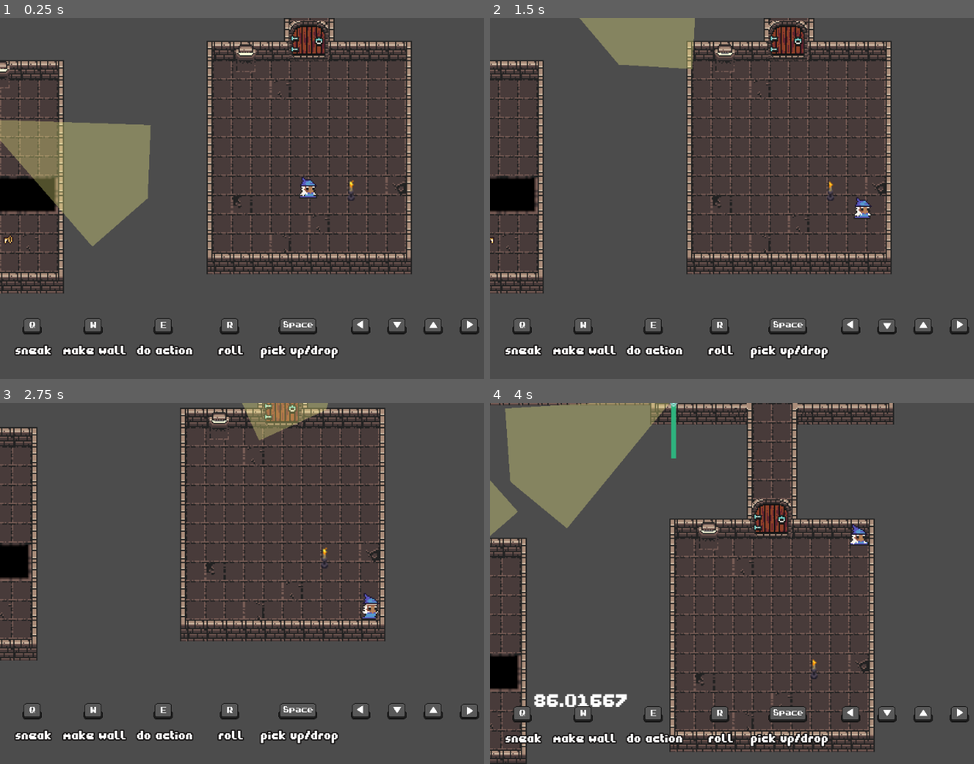
Above: before the commit, frames 1-4 (two rows, left to right).
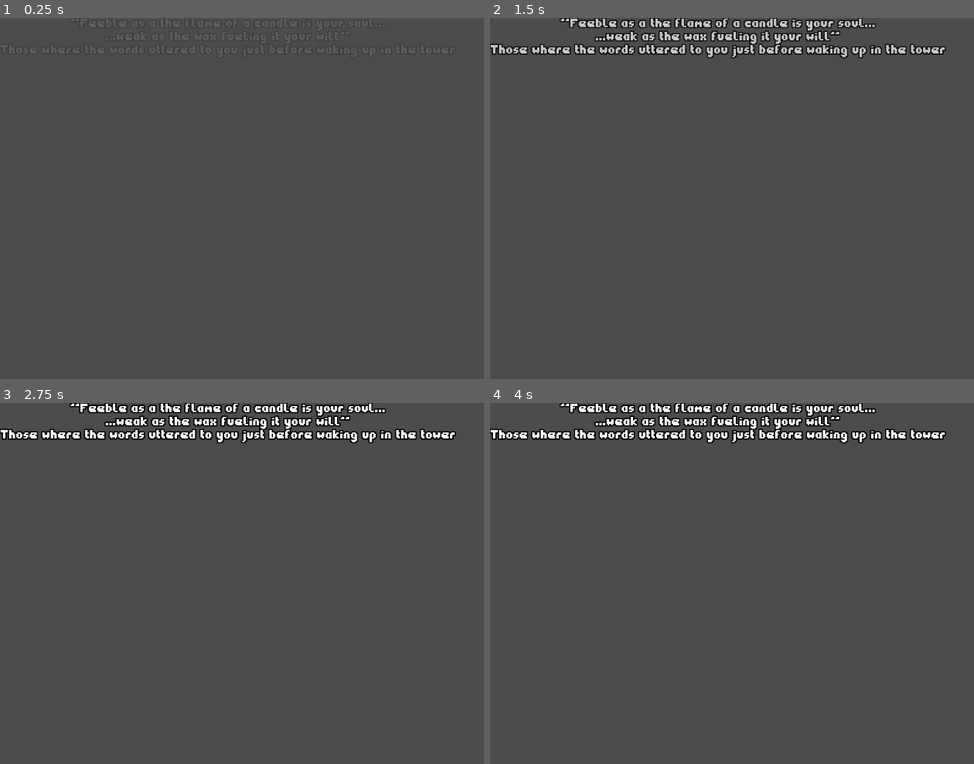
Above: after the commit, the same moments.

Repository: BadInheritance/ld46_souls_afire
Game: Godot game, scene res://scenes/Main.tscn
Two runs of this game, one before a commit and one after it. Both use one fixed random seed, a clock stepped at 60 frames per second and the inputs below.
Inputs:
- Up to frame 1 (0.25 s): no input
- Up to frame 2 (1.5 s): hold Right (player_right) 0.53-1.28 s; tap E (player_action) at 0.6 s; hold Down (player_down) from 1.28 s (still down); tap W (player_create_wall) at 1.35 s
- Up to frame 3 (2.75 s): release Down (player_down) at 2.03 s; hold Right (player_right) from 2.03 s (still down); tap Space (player_pickup_toggle) at 2.1 s
- Up to frame 4 (4 s): release Right (player_right) at 2.78 s; hold Up (player_up) 2.78-3.53 s; tap R (player_roll) at 2.85 s; hold 1 (debug_show_candle_time_left) from 3.53 s (still down); hold Shift (player_run) from 3.53 s (still down)

The runs differ from the first frame. In frame 1, 21% of the frame differs, in the area x 0-100%, y 0-95%; in frame 2, 18%; in frame 3, 16%; in frame 4, 25%, in the area x 0-100%, y 0-100%.

Commit message:
try center

Diff:
--- a/scenes/Intro.tscn
+++ b/scenes/Intro.tscn
@@ -284,17 +284,20 @@
 }
 
 [node name="Intro" type="MarginContainer"]
-margin_right = 1020.0
-margin_bottom = 579.0
+anchor_right = 1.0
+anchor_bottom = 1.0
+size_flags_horizontal = 3
+size_flags_vertical = 3
 script = ExtResource( 2 )
 __meta__ = {
 "_edit_use_anchors_": false
 }
 
 [node name="Slide1" type="VBoxContainer" parent="."]
-margin_right = 1020.0
-margin_bottom = 579.0
-size_flags_horizontal = 3
+margin_right = 1024.0
+margin_bottom = 600.0
+size_flags_horizontal = 3
+size_flags_vertical = 3
 __meta__ = {
 "_edit_use_anchors_": false
 }
@@ -303,13 +306,11 @@
 anims/FadeIn = SubResource( 1 )
 
 [node name="Label" type="Label" parent="Slide1/FadeIn"]
-margin_left = 100.0
-margin_top = 100.0
-margin_right = 900.0
-margin_bottom = 500.0
+size_flags_horizontal = 3
+size_flags_vertical = 3
 custom_fonts/font = ExtResource( 1 )
-custom_colors/font_color = Color( 1, 1, 1, 0 )
-custom_colors/font_outline_modulate = Color( 0, 0, 0, 0 )
+custom_colors/font_color = Color( 1, 1, 1, 1 )
+custom_colors/font_outline_modulate = Color( 0, 0, 0, 1 )
 text = "\"Feeble as a the flame of a candle is your soul...
 ...weak as the wax fueling it your will\"
 Those where the words uttered to you just before waking up in the tower"
@@ -323,8 +324,8 @@
 anims/FadeOut = SubResource( 2 )
 
 [node name="Slide2" type="VBoxContainer" parent="."]
-margin_right = 1020.0
-margin_bottom = 579.0
+margin_right = 1024.0
+margin_bottom = 600.0
 size_flags_horizontal = 3
 __meta__ = {
 "_edit_use_anchors_": false
@@ -334,10 +335,8 @@
 anims/FadeIn = SubResource( 3 )
 
 [node name="Label" type="Label" parent="Slide2/FadeIn"]
-margin_left = 100.0
-margin_top = 100.0
-margin_right = 900.0
-margin_bottom = 500.0
+size_flags_horizontal = 3
+size_flags_vertical = 3
 custom_fonts/font = ExtResource( 1 )
 custom_colors/font_color = Color( 1, 1, 1, 0 )
 custom_colors/font_outline_modulate = Color( 0, 0, 0, 0 )
@@ -353,8 +352,8 @@
 anims/FadeOut = SubResource( 4 )
 
 [node name="Slide3" type="VBoxContainer" parent="."]
-margin_right = 1020.0
-margin_bottom = 579.0
+margin_right = 1024.0
+margin_bottom = 600.0
 size_flags_horizontal = 3
 __meta__ = {
 "_edit_use_anchors_": false
@@ -384,8 +383,8 @@
 anims/FadeOut = SubResource( 6 )
 
 [node name="Slide4" type="VBoxContainer" parent="."]
-margin_right = 1020.0
-margin_bottom = 579.0
+margin_right = 1024.0
+margin_bottom = 600.0
 size_flags_horizontal = 3
 __meta__ = {
 "_edit_use_anchors_": false
@@ -414,8 +413,8 @@
 anims/FadeOut = SubResource( 8 )
 
 [node name="Slide5" type="VBoxContainer" parent="."]
-margin_right = 1020.0
-margin_bottom = 579.0
+margin_right = 1024.0
+margin_bottom = 600.0
 size_flags_horizontal = 3
 __meta__ = {
 "_edit_use_anchors_": false
--- a/scenes/Outro.tscn
+++ b/scenes/Outro.tscn
@@ -273,18 +273,19 @@
 "values": [ Color( 0, 0, 0, 1 ), Color( 0, 0, 0, 0 ) ]
 }
 
-[node name="Intro" type="MarginContainer"]
-margin_right = 1020.0
-margin_bottom = 579.0
+[node name="Intro" type="HBoxContainer"]
+anchor_right = 1.0
+anchor_bottom = 1.0
+size_flags_horizontal = 3
+size_flags_vertical = 3
 script = ExtResource( 2 )
 __meta__ = {
 "_edit_use_anchors_": false
 }
 
 [node name="Slide1" type="VBoxContainer" parent="."]
-margin_right = 1020.0
-margin_bottom = 579.0
-size_flags_horizontal = 3
+size_flags_horizontal = 3
+size_flags_vertical = 3
 __meta__ = {
 "_edit_use_anchors_": false
 }
@@ -293,13 +294,12 @@
 anims/FadeIn = SubResource( 1 )
 
 [node name="Label" type="Label" parent="Slide1/FadeIn"]
-margin_left = 100.0
-margin_top = 100.0
-margin_right = 900.0
-margin_bottom = 500.0
+margin_right = 659.0
+margin_bottom = 19.0
+size_flags_horizontal = 3
 custom_fonts/font = ExtResource( 1 )
-custom_colors/font_color = Color( 1, 1, 1, 0 )
-custom_colors/font_outline_modulate = Color( 0, 0, 0, 0 )
+custom_colors/font_color = Color( 1, 1, 1, 1 )
+custom_colors/font_outline_modulate = Color( 0, 0, 0, 1 )
 text = "The fresh air graces your face as you reach the ground floor..."
 align = 1
 valign = 1
@@ -311,8 +311,9 @@
 anims/FadeOut = SubResource( 2 )
 
 [node name="Slide2" type="VBoxContainer" parent="."]
-margin_right = 1020.0
-margin_bottom = 579.0
+margin_left = 205.0
+margin_right = 406.0
+margin_bottom = 600.0
 size_flags_horizontal = 3
 __meta__ = {
 "_edit_use_anchors_": false
@@ -326,6 +327,7 @@
 margin_top = 100.0
 margin_right = 900.0
 margin_bottom = 500.0
+size_flags_horizontal = 3
 custom_fonts/font = ExtResource( 1 )
 custom_colors/font_color = Color( 1, 1, 1, 0 )
 custom_colors/font_outline_modulate = Color( 0, 0, 0, 0 )
@@ -340,8 +342,9 @@
 anims/FadeOut = SubResource( 4 )
 
 [node name="Slide3" type="VBoxContainer" parent="."]
-margin_right = 1020.0
-margin_bottom = 579.0
+margin_left = 410.0
+margin_right = 611.0
+margin_bottom = 600.0
 size_flags_horizontal = 3
 __meta__ = {
 "_edit_use_anchors_": false
@@ -355,6 +358,7 @@
 margin_top = 100.0
 margin_right = 900.0
 margin_bottom = 500.0
+size_flags_horizontal = 3
 custom_fonts/font = ExtResource( 1 )
 custom_colors/font_color = Color( 1, 1, 1, 0 )
 custom_colors/font_outline_modulate = Color( 0, 0, 0, 0 )
@@ -369,8 +373,9 @@
 anims/FadeOut = SubResource( 6 )
 
 [node name="Slide4" type="VBoxContainer" parent="."]
-margin_right = 1020.0
-margin_bottom = 579.0
+margin_left = 615.0
+margin_right = 816.0
+margin_bottom = 600.0
 size_flags_horizontal = 3
 __meta__ = {
 "_edit_use_anchors_": false
@@ -384,6 +389,7 @@
 margin_top = 100.0
 margin_right = 900.0
 margin_bottom = 500.0
+size_flags_horizontal = 3
 custom_fonts/font = ExtResource( 1 )
 custom_colors/font_color = Color( 1, 1, 1, 0 )
 custom_colors/font_outline_modulate = Color( 0, 0, 0, 0 )
@@ -398,8 +404,9 @@
 anims/FadeOut = SubResource( 8 )
 
 [node name="Slide5" type="VBoxContainer" parent="."]
-margin_right = 1020.0
-margin_bottom = 579.0
+margin_left = 820.0
+margin_right = 1024.0
+margin_bottom = 600.0
 size_flags_horizontal = 3
 __meta__ = {
 "_edit_use_anchors_": false
@@ -409,10 +416,10 @@
 anims/FadeIn = SubResource( 9 )
 
 [node name="Label" type="Label" parent="Slide5/FadeIn"]
-margin_left = 100.0
-margin_top = 100.0
-margin_right = 900.0
-margin_bottom = 500.0
+margin_right = 1025.0
+margin_bottom = 603.0
+size_flags_horizontal = 3
+size_flags_vertical = 3
 custom_fonts/font = ExtResource( 1 )
 custom_colors/font_color = Color( 1, 1, 1, 0 )
 custom_colors/font_outline_modulate = Color( 0, 0, 0, 0 )
--- a/scenes/level0.tscn
+++ b/scenes/level0.tscn
@@ -125,5 +125,8 @@
 [node name="enemy" parent="Navigation2D" instance=ExtResource( 3 )]
 position = Vector2( -70.6627, -227.877 )
 
+[node name="holetile1_3" parent="Navigation2D" instance=ExtResource( 10 )]
+position = Vector2( -343.851, -281.096 )
+
 [node name="LevelParams" parent="." instance=ExtResource( 2 )]
 candleTime = 90
--- a/scripts/Intro.gd
+++ b/scripts/Intro.gd
@@ -14,7 +14,7 @@
 
 
 func _ready():
-	if OS.is_debug_build():
+	if false:
 		intro_done = true
 	else:
 		timer.start()
--- a/tilemap/main_tilemap.tres
+++ b/tilemap/main_tilemap.tres
@@ -54,35 +54,35 @@
 points = PoolVector2Array( 16, 32, 0, 32, 0, 16, 16, 16 )
 
 [sub_resource type="ConvexPolygonShape2D" id=9]
-points = PoolVector2Array( 17, 18, 3.8147e-06, 18, 3.8147e-06, 0, 17, 0 )
+points = PoolVector2Array( 17, 18, 0, 18, 0, 2, 17, 2 )
 
 [sub_resource type="ConvexPolygonShape2D" id=10]
-points = PoolVector2Array( 0, 0, 18, 0, 18, 18, 0, 18 )
+points = PoolVector2Array( 2, 0, 18, 0, 18, 16, 2, 16 )
 
 [sub_resource type="NavigationPolygon" id=11]
 vertices = PoolVector2Array( 0, 0, 16, 0, 16, 16, 0, 16 )
 polygons = [ PoolIntArray( 0, 1, 2, 3 ) ]
 
 [sub_resource type="ConvexPolygonShape2D" id=12]
-points = PoolVector2Array( 15, 15, 0, 15, 0, 0, 15, 0 )
+points = PoolVector2Array( 14, 16, 0, 16, 0, 0, 14, 0 )
 
 [sub_resource type="ConvexPolygonShape2D" id=13]
-points = PoolVector2Array( 16, 18, 0, 18, 0, 0, 16, 0 )
+points = PoolVector2Array( 14, 18, 0, 18, 0, 0, 14, 0 )
 
 [sub_resource type="ConvexPolygonShape2D" id=14]
-points = PoolVector2Array( 16, 18, 0, 18, 0, 0, 16, 0 )
+points = PoolVector2Array( 16, 18, 2, 18, 2, 0, 16, 0 )
 
 [sub_resource type="ConvexPolygonShape2D" id=15]
-points = PoolVector2Array( 16, 18, 0, 18, 0, 0, 16, 0 )
+points = PoolVector2Array( 14, 18, 0, 18, 0, 0, 14, 0 )
 
 [sub_resource type="ConvexPolygonShape2D" id=16]
-points = PoolVector2Array( 16, 18, 0, 18, 0, 0, 16, 0 )
+points = PoolVector2Array( 16, 18, 2, 18, 2, 0, 16, 0 )
 
 [sub_resource type="ConvexPolygonShape2D" id=17]
-points = PoolVector2Array( 16, 16, 0, 16, 0, 0, 16, 0 )
+points = PoolVector2Array( 14, 16, 0, 16, 0, 0, 14, 0 )
 
 [sub_resource type="ConvexPolygonShape2D" id=18]
-points = PoolVector2Array( 16, 16, 0, 16, 0, 0, 16, 0 )
+points = PoolVector2Array( 16, 16, 2, 16, 2, 0, 16, 0 )
 
 [sub_resource type="ConvexPolygonShape2D" id=19]
 points = PoolVector2Array( 16, 16, 0, 16, 0, 0, 16, 0 )
